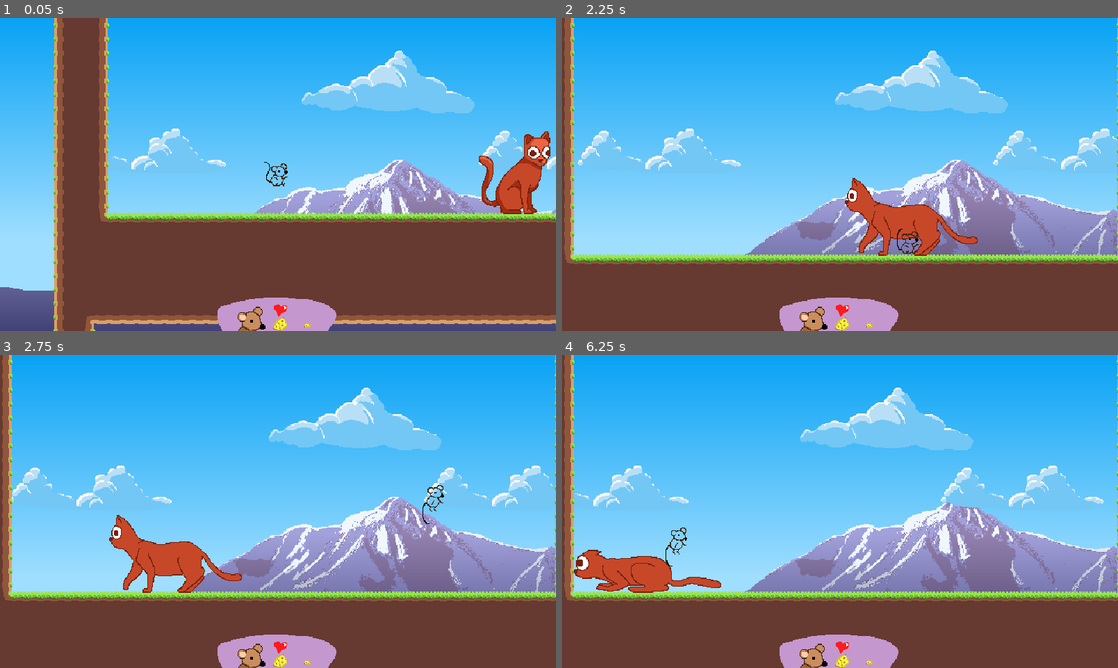
Above: before the commit, frames 1-4 (two rows, left to right).
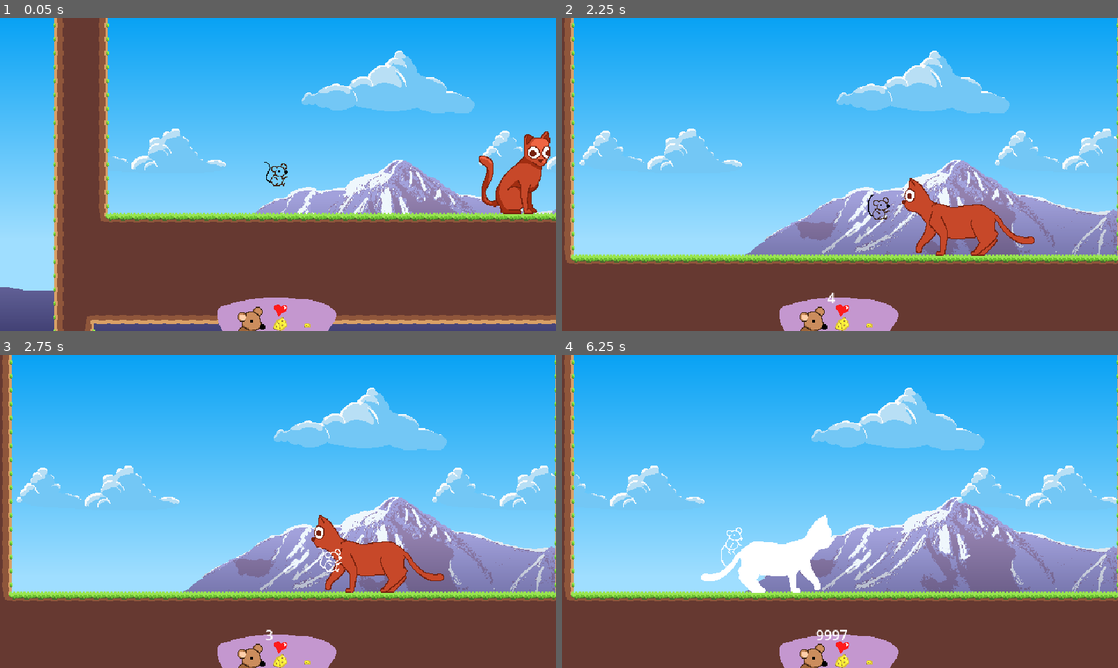
Above: after the commit, the same moments.

Repository: GalletasConMayo/LilRatGame
Game: Godot game, scene res://Scenes/game.tscn
The game is run twice, just before and just after one commit, with the same random seed, the same clock (stepped at 60 frames per second) and the same inputs.
Inputs (mouse positions are in pixels of both pictures, inside the frame that each line leads up to):
- Up to frame 1 (0.05 s): no input
- Up to frame 2 (2.25 s): tap Enter (ui_accept) at 0.5 s; move the mouse to (962, 158) at 0.52 s; hold D (right) 0.53-1.28 s; tap C (attack) at 0.6 s; click (962, 158) at 0.67 s; tap X (jump) at 0.77, 1.07, 1.52, 1.55, 1.82 s; tap Z (dash) at 0.8, 1.35 s; move the mouse to (728, 190) at 1.27 s; hold S (down) 1.28-2.03 s; move the mouse to (895, 105) at 2.02 s; hold D (right) from 2.03 s (still down); hold X (jump) from 2.03 s (still down)
- Up to frame 3 (2.75 s): keep holding D (right); keep holding X (jump); tap C (attack) at 2.3 s
- Up to frame 4 (6.25 s): move the mouse to (812, 574) at 2.77 s; release D (right) at 2.78 s; release X (jump) at 2.78 s; hold W (up) 2.78-3.53 s; tap C (attack) at 2.85, 4.55, 5.85 s; click (812, 574) at 2.92 s; tap X (jump) at 3.02, 3.32, 4.52, 4.82, 6.02, 6.05 s; tap Z (dash) at 3.05, 3.6, 5.3 s; move the mouse to (1006, 558) at 3.52 s; hold X (jump) 3.53-4.28 s; hold A (left) 3.53-5.03 s; tap Q (reset) at 4.15 s; move the mouse to (673, 464) at 4.27 s; tap F at 4.35 s; move the mouse to (867, 511) at 5.02 s; hold S (down) 5.03-5.78 s; tap Space at 5.1 s; click (867, 511) at 5.17 s; move the mouse to (756, 433) at 5.77 s; hold D (right) from 5.78 s (still down)

Frame 1 is identical in both runs. In frame 2, 4.6% of the frame differs, in the area x 2-100%, y 10-92%; in frame 3, 7.0%; in frame 4, 7.6%.
Error before the commit: Invalid assignment of property or key 'hitpoints' with value of type 'int' on a base object of type 'Node (global_variables.gd)'. (res://Scripts/player.gd:131)

Commit message:
added first version of damage of player and enemies

Diff:
--- a/Scenes/HUD.tscn
+++ b/Scenes/HUD.tscn
@@ -23,25 +23,33 @@
 
 [node name="HBoxContainer" type="HBoxContainer" parent="."]
 layout_mode = 1
-anchors_preset = 3
-anchor_left = 1.0
+anchors_preset = 7
+anchor_left = 0.5
 anchor_top = 1.0
-anchor_right = 1.0
+anchor_right = 0.5
 anchor_bottom = 1.0
-offset_left = -310.0
-offset_top = -36.0
-offset_right = -291.0
-offset_bottom = -13.0
-grow_horizontal = 0
+offset_left = -10.5
+offset_top = -50.0
+offset_right = 10.5
+grow_horizontal = 2
 grow_vertical = 0
 theme_override_constants/separation = 270
 
 [node name="GridContainer" type="GridContainer" parent="HBoxContainer"]
 layout_mode = 2
-size_flags_horizontal = 4
+size_flags_horizontal = 8
 size_flags_vertical = 8
 theme_override_constants/h_separation = 19
 columns = 2
 
 [node name="hitpoins" type="Label" parent="HBoxContainer/GridContainer"]
 layout_mode = 2
+
+[node name="xx" type="Label" parent="HBoxContainer/GridContainer"]
+layout_mode = 2
+
+[node name="cheeses" type="Label" parent="HBoxContainer/GridContainer"]
+layout_mode = 2
+
+[node name="cheese_piece" type="Label" parent="HBoxContainer/GridContainer"]
+layout_mode = 2
--- a/Scenes/cat_boss_depy.tscn
+++ b/Scenes/cat_boss_depy.tscn
@@ -5,8 +5,8 @@
 [ext_resource type="Shader" uid="uid://dttnikoh5xe3t" path="res://Shaders/player.gdshader" id="2_qitym"]
 [ext_resource type="Texture2D" uid="uid://c4qwpsniahfic" path="res://Images/Bosses/Derpy.png" id="2_qrnqv"]
 [ext_resource type="AnimationNodeStateMachine" uid="uid://cjawk5s8040ho" path="res://Images/Bosses/cat_boss_depy.tres" id="3_ub8k0"]
-[ext_resource type="Script" uid="uid://rbux131hykwx" path="res://Scenes/enemy_hurtbox.gd" id="4_2ikp7"]
-[ext_resource type="Script" uid="uid://bclmpr4gg5eah" path="res://Scripts/hitbox_boss.gd" id="5_fohcs"]
+[ext_resource type="Script" uid="uid://rbux131hykwx" path="res://Scripts/enemy_hurtbox.gd" id="5_fnp5w"]
+[ext_resource type="Script" uid="uid://bclmpr4gg5eah" path="res://Scripts/enemy_hitbox.gd" id="6_fohcs"]
 
 [sub_resource type="ShaderMaterial" id="ShaderMaterial_ejdae"]
 resource_local_to_scene = true
@@ -19,7 +19,7 @@
 tracks/0/type = "value"
 tracks/0/imported = false
 tracks/0/enabled = true
-tracks/0/path = NodePath("animations/Sprite2D:frame_coords")
+tracks/0/path = NodePath("animations/Sprites:frame_coords")
 tracks/0/interp = 1
 tracks/0/loop_wrap = true
 tracks/0/keys = {
@@ -47,7 +47,7 @@
 tracks/0/type = "value"
 tracks/0/imported = false
 tracks/0/enabled = true
-tracks/0/path = NodePath("animations/Sprite2D:frame_coords")
+tracks/0/path = NodePath("animations/Sprites:frame_coords")
 tracks/0/interp = 1
 tracks/0/loop_wrap = true
 tracks/0/keys = {
@@ -80,7 +80,7 @@
 tracks/0/type = "value"
 tracks/0/imported = false
 tracks/0/enabled = true
-tracks/0/path = NodePath("animations/Sprite2D:frame_coords")
+tracks/0/path = NodePath("animations/Sprites:frame_coords")
 tracks/0/interp = 1
 tracks/0/loop_wrap = true
 tracks/0/keys = {
@@ -96,7 +96,7 @@
 tracks/0/type = "value"
 tracks/0/imported = false
 tracks/0/enabled = true
-tracks/0/path = NodePath("animations/Sprite2D:frame_coords")
+tracks/0/path = NodePath("animations/Sprites:frame_coords")
 tracks/0/interp = 1
 tracks/0/loop_wrap = true
 tracks/0/keys = {
@@ -138,7 +138,7 @@
 tracks/0/type = "value"
 tracks/0/imported = false
 tracks/0/enabled = true
-tracks/0/path = NodePath("animations/Sprite2D:frame_coords")
+tracks/0/path = NodePath("animations/Sprites:frame_coords")
 tracks/0/interp = 1
 tracks/0/loop_wrap = true
 tracks/0/keys = {
@@ -171,7 +171,7 @@
 tracks/0/type = "value"
 tracks/0/imported = false
 tracks/0/enabled = true
-tracks/0/path = NodePath("animations/Sprite2D:frame_coords")
+tracks/0/path = NodePath("animations/Sprites:frame_coords")
 tracks/0/interp = 1
 tracks/0/loop_wrap = true
 tracks/0/keys = {
@@ -204,7 +204,7 @@
 tracks/0/type = "value"
 tracks/0/imported = false
 tracks/0/enabled = true
-tracks/0/path = NodePath("animations/Sprite2D:frame_coords")
+tracks/0/path = NodePath("animations/Sprites:frame_coords")
 tracks/0/interp = 1
 tracks/0/loop_wrap = true
 tracks/0/keys = {
@@ -234,7 +234,7 @@
 tracks/0/type = "value"
 tracks/0/imported = false
 tracks/0/enabled = true
-tracks/0/path = NodePath("animations/Sprite2D:frame_coords")
+tracks/0/path = NodePath("animations/Sprites:frame_coords")
 tracks/0/interp = 1
 tracks/0/loop_wrap = true
 tracks/0/keys = {
@@ -287,7 +287,7 @@
 tracks/1/type = "value"
 tracks/1/imported = false
 tracks/1/enabled = true
-tracks/1/path = NodePath("animations/Sprite2D:frame_coords")
+tracks/1/path = NodePath("animations/Sprites:frame_coords")
 tracks/1/interp = 1
 tracks/1/loop_wrap = true
 tracks/1/keys = {
@@ -302,7 +302,7 @@
 tracks/0/type = "value"
 tracks/0/imported = false
 tracks/0/enabled = true
-tracks/0/path = NodePath("animations/Sprite2D:frame_coords")
+tracks/0/path = NodePath("animations/Sprites:frame_coords")
 tracks/0/interp = 1
 tracks/0/loop_wrap = true
 tracks/0/keys = {
@@ -335,7 +335,7 @@
 tracks/0/type = "value"
 tracks/0/imported = false
 tracks/0/enabled = true
-tracks/0/path = NodePath("animations/Sprite2D:frame_coords")
+tracks/0/path = NodePath("animations/Sprites:frame_coords")
 tracks/0/interp = 1
 tracks/0/loop_wrap = true
 tracks/0/keys = {
@@ -364,7 +364,7 @@
 tracks/0/type = "value"
 tracks/0/imported = false
 tracks/0/enabled = true
-tracks/0/path = NodePath("animations/Sprite2D:frame_coords")
+tracks/0/path = NodePath("animations/Sprites:frame_coords")
 tracks/0/interp = 1
 tracks/0/loop_wrap = true
 tracks/0/keys = {
@@ -404,6 +404,7 @@
 [sub_resource type="AnimationNodeTimeScale" id="AnimationNodeTimeScale_yoyb1"]
 
 [sub_resource type="AnimationNodeBlendTree" id="AnimationNodeBlendTree_rxc26"]
+graph_offset = Vector2(-56.4876, 45.5206)
 nodes/TimeScale/node = SubResource("AnimationNodeTimeScale_yoyb1")
 nodes/TimeScale/position = Vector2(416.274, 30.5557)
 nodes/esteimaxin/node = ExtResource("3_ub8k0")
@@ -411,6 +412,12 @@
 nodes/output/position = Vector2(580, 40)
 node_connections = [&"TimeScale", 0, &"esteimaxin", &"output", 0, &"TimeScale"]
 
+[sub_resource type="RectangleShape2D" id="RectangleShape2D_3kvde"]
+size = Vector2(120, 90)
+
+[sub_resource type="RectangleShape2D" id="RectangleShape2D_yqibg"]
+size = Vector2(166, 45)
+
 [sub_resource type="RectangleShape2D" id="RectangleShape2D_qfruh"]
 size = Vector2(107, 79)
 
@@ -423,23 +430,17 @@
 [sub_resource type="RectangleShape2D" id="RectangleShape2D_c7kuu"]
 size = Vector2(108, 46)
 
-[sub_resource type="RectangleShape2D" id="RectangleShape2D_3kvde"]
-size = Vector2(120, 90)
-
-[sub_resource type="RectangleShape2D" id="RectangleShape2D_yqibg"]
-size = Vector2(166, 45)
-
 [sub_resource type="RectangleShape2D" id="RectangleShape2D_gfqsr"]
 size = Vector2(154.75, 94.4688)
 
-[node name="Depy" type="CharacterBody2D" groups=["enemy_hitbox"]]
+[node name="Depy" type="CharacterBody2D" groups=["enemy"]]
 collision_layer = 0
 script = ExtResource("1_82fvs")
 
 [node name="animations" type="Node2D" parent="."]
 z_index = 1
 
-[node name="Sprite2D" type="Sprite2D" parent="animations"]
+[node name="Sprites" type="Sprite2D" parent="animations"]
 material = SubResource("ShaderMaterial_ejdae")
 texture = ExtResource("2_qrnqv")
 hframes = 7
@@ -462,66 +463,66 @@
 parameters/esteimaxin/conditions/start = false
 parameters/esteimaxin/rip/blend_position = 0
 
-[node name="hitbox" type="Node2D" parent="." groups=["enemy_hitbox"]]
-script = ExtResource("5_fohcs")
+[node name="hitbox" type="Node2D" parent="."]
+position = Vector2(14, 35)
+script = ExtResource("6_fohcs")
 
 [node name="moving" type="Area2D" parent="hitbox"]
+visible = false
+collision_layer = 2048
+collision_mask = 768
+
+[node name="Moving" type="CollisionShape2D" parent="hitbox/moving"]
+position = Vector2(6, -21)
+shape = SubResource("RectangleShape2D_3kvde")
+
+[node name="meeleatt" type="Area2D" parent="hitbox"]
+visible = false
+collision_layer = 2048
+collision_mask = 768
+
+[node name="collision" type="CollisionShape2D" parent="hitbox/meeleatt"]
+position = Vector2(31, -3)
+shape = SubResource("RectangleShape2D_yqibg")
+
+[node name="hurtbox" type="Node2D" parent="."]
+script = ExtResource("5_fnp5w")
+
+[node name="moving" type="Area2D" parent="hurtbox" groups=["enemy"]]
 visible = false
 collision_layer = 1024
 collision_mask = 768
 
-[node name="Moving" type="CollisionShape2D" parent="hitbox/moving"]
+[node name="Moving" type="CollisionShape2D" parent="hurtbox/moving"]
 position = Vector2(19, 16)
 shape = SubResource("RectangleShape2D_qfruh")
 
-[node name="dash" type="Area2D" parent="hitbox"]
+[node name="dash" type="Area2D" parent="hurtbox" groups=["enemy"]]
 visible = false
 collision_layer = 1024
 collision_mask = 768
 
-[node name="Dash" type="CollisionShape2D" parent="hitbox/dash"]
+[node name="Dash" type="CollisionShape2D" parent="hurtbox/dash"]
 position = Vector2(17, 18)
 shape = SubResource("RectangleShape2D_ieqsp")
 
-[node name="jump" type="Area2D" parent="hitbox"]
+[node name="jump" type="Area2D" parent="hurtbox" groups=["enemy"]]
 visible = false
 collision_layer = 1024
 collision_mask = 768
 
-[node name="Jump" type="CollisionShape2D" parent="hitbox/jump"]
+[node name="Jump" type="CollisionShape2D" parent="hurtbox/jump"]
 position = Vector2(23, 14)
 shape = SubResource("RectangleShape2D_e5xyk")
 
-[node name="land" type="Area2D" parent="hitbox"]
+[node name="land" type="Area2D" parent="hurtbox" groups=["enemy"]]
 visible = false
 collision_layer = 1024
 collision_mask = 768
 
-[node name="Land" type="CollisionShape2D" parent="hitbox/land"]
+[node name="Land" type="CollisionShape2D" parent="hurtbox/land"]
 position = Vector2(20, 33)
 shape = SubResource("RectangleShape2D_c7kuu")
-
-[node name="hurtbox" type="Node2D" parent="."]
-position = Vector2(14, 35)
-script = ExtResource("4_2ikp7")
-
-[node name="moving" type="Area2D" parent="hurtbox"]
-visible = false
-collision_layer = 2048
-collision_mask = 768
-
-[node name="Moving" type="CollisionShape2D" parent="hurtbox/moving"]
-position = Vector2(6, -21)
-shape = SubResource("RectangleShape2D_3kvde")
-
-[node name="meeleatt" type="Area2D" parent="hurtbox"]
-visible = false
-collision_layer = 2048
-collision_mask = 768
-
-[node name="collision" type="CollisionShape2D" parent="hurtbox/meeleatt"]
-position = Vector2(31, -3)
-shape = SubResource("RectangleShape2D_yqibg")
 
 [node name="timers" type="Node2D" parent="."]
 script = ExtResource("2_483ck")
@@ -557,9 +558,7 @@
 shape = SubResource("RectangleShape2D_gfqsr")
 
 [connection signal="area_entered" from="hitbox/moving" to="hitbox" method="_on_area_entered"]
-[connection signal="area_entered" from="hitbox/dash" to="hitbox" method="_on_area_entered"]
-[connection signal="area_entered" from="hitbox/jump" to="hitbox" method="_on_jump_entered"]
-[connection signal="area_entered" from="hitbox/land" to="hitbox" method="_on_area_entered"]
+[connection signal="area_entered" from="hitbox/meeleatt" to="hitbox" method="_on_area_entered"]
 [connection signal="timeout" from="timers/MeleeAttTimer" to="." method="_on_attack_timeout"]
 [connection signal="timeout" from="timers/RangeAttTimer" to="." method="_on_attack_timeout"]
 [connection signal="timeout" from="timers/RangeAttTimer/Teleport" to="." method="_on_teleport_timeout"]
--- a/Scenes/player.tscn
+++ b/Scenes/player.tscn
@@ -36,6 +36,42 @@
 "update": 1,
 "values": [Vector2i(1, 0)]
 }
+tracks/2/type = "value"
+tracks/2/imported = false
+tracks/2/enabled = true
+tracks/2/path = NodePath("../hitbox/wipdown:visible")
+tracks/2/interp = 1
+tracks/2/loop_wrap = true
+tracks/2/keys = {
+"times": PackedFloat32Array(0),
+"transitions": PackedFloat32Array(1),
+"update": 1,
+"values": [false]
+}
+tracks/3/type = "value"
+tracks/3/imported = false
+tracks/3/enabled = true
+tracks/3/path = NodePath("../hitbox/wipup:monitoring")
+tracks/3/interp = 1
+tracks/3/loop_wrap = true
+tracks/3/keys = {
+"times": PackedFloat32Array(0),
+"transitions": PackedFloat32Array(1),
+"update": 1,
+"values": [false]
+}
+tracks/4/type = "value"
+tracks/4/imported = false
+tracks/4/enabled = true
+tracks/4/path = NodePath("../hitbox/wipup:visible")
+tracks/4/interp = 1
+tracks/4/loop_wrap = true
+tracks/4/keys = {
+"times": PackedFloat32Array(0),
+"transitions": PackedFloat32Array(1),
+"update": 1,
+"values": [false]
+}
 
 [sub_resource type="Animation" id="Animation_igrcy"]
 resource_name = "block"
@@ -438,7 +474,7 @@
 tracks/2/interp = 1
 tracks/2/loop_wrap = true
 tracks/2/keys = {
-"times": PackedFloat32Array(0.125, 0.208333),
+"times": PackedFloat32Array(0.125, 0.166667),
 "transitions": PackedFloat32Array(1, 1),
 "update": 1,
 "values": [true, false]
@@ -450,7 +486,7 @@
 tracks/3/interp = 1
 tracks/3/loop_wrap = true
 tracks/3/keys = {
-"times": PackedFloat32Array(0.125, 0.208333),
+"times": PackedFloat32Array(0.125, 0.166667),
 "transitions": PackedFloat32Array(1, 1),
 "update": 1,
 "values": [true, false]
@@ -491,7 +527,7 @@
 tracks/2/interp = 1
 tracks/2/loop_wrap = true
 tracks/2/keys = {
-"times": PackedFloat32Array(0.125, 0.175),
+"times": PackedFloat32Array(0.125, 0.166667),
 "transitions": PackedFloat32Array(1, 1),
 "update": 1,
 "values": [true, false]
@@ -503,7 +539,7 @@
 tracks/3/interp = 1
 tracks/3/loop_wrap = true
 tracks/3/keys = {
-"times": PackedFloat32Array(0.125, 0.175),
+"times": PackedFloat32Array(0.125, 0.166667),
 "transitions": PackedFloat32Array(1, 1),
 "update": 1,
 "values": [true, false]
@@ -523,6 +559,30 @@
 "update": 1,
 "values": [Vector2i(0, 13), Vector2i(1, 13), Vector2i(2, 13), Vector2i(3, 13)]
 }
+tracks/1/type = "value"
+tracks/1/imported = false
+tracks/1/enabled = true
+tracks/1/path = NodePath("../hitbox/wipdown:monitoring")
+tracks/1/interp = 1
+tracks/1/loop_wrap = true
+tracks/1/keys = {
+"times": PackedFloat32Array(0.0333333, 0.0666667),
+"transitions": PackedFloat32Array(1, 1),
+"update": 1,
+"values": [true, false]
+}
+tracks/2/type = "value"
+tracks/2/imported = false
+tracks/2/enabled = true
+tracks/2/path = NodePath("../hitbox/wipdown:visible")
+tracks/2/interp = 1
+tracks/2/loop_wrap = true
+tracks/2/keys = {
+"times": PackedFloat32Array(0.0333333, 0.0666667),
+"transitions": PackedFloat32Array(1, 1),
+"update": 1,
+"values": [true, false]
+}
 
 [sub_resource type="Animation" id="Animation_ukyrk"]
 resource_name = "wiprun"
@@ -536,7 +596,7 @@
 "times": PackedFloat32Array(0, 0.0333333, 0.0666667, 0.1),
 "transitions": PackedFloat32Array(1, 1, 1, 1),
 "update": 1,
-"values": [Vector2i(0, 15), Vector2i(1, 15), Vector2i(2, 15), Vector2i(3, 15)]
+"values": [Vector2i(0, 14), Vector2i(1, 14), Vector2i(2, 14), Vector2i(3, 14)]
 }
 
 [sub_resource type="Animation" id="Animation_7dp3o"]
@@ -551,7 +611,7 @@
 "times": PackedFloat32Array(0, 0.0333333, 0.0666667, 0.1),
 "transitions": PackedFloat32Array(1, 1, 1, 1),
 "update": 1,
-"values": [Vector2i(0, 16), Vector2i(1, 16), Vector2i(2, 16), Vector2i(3, 16)]
+"values": [Vector2i(0, 15), Vector2i(1, 15), Vector2i(2, 15), Vector2i(3, 15)]
 }
 
 [sub_resource type="Animation" id="Animation_gymyn"]
@@ -567,6 +627,30 @@
 "transitions": PackedFloat32Array(1, 1, 1, 1),
 "update": 1,
 "values": [Vector2i(0, 12), Vector2i(1, 12), Vector2i(2, 12), Vector2i(3, 12)]
+}
+tracks/1/type = "value"
+tracks/1/imported = false
+tracks/1/enabled = true
+tracks/1/path = NodePath("../hitbox/wipup:monitoring")
+tracks/1/interp = 1
+tracks/1/loop_wrap = true
+tracks/1/keys = {
+"times": PackedFloat32Array(0.0333333, 0.0666667),
+"transitions": PackedFloat32Array(1, 1),
+"update": 1,
+"values": [true, false]
+}
+tracks/2/type = "value"
+tracks/2/imported = false
+tracks/2/enabled = true
+tracks/2/path = NodePath("../hitbox/wipup:visible")
+tracks/2/interp = 1
+tracks/2/loop_wrap = true
+tracks/2/keys = {
+"times": PackedFloat32Array(0.0333333, 0.0666667),
+"transitions": PackedFloat32Array(1, 1),
+"update": 1,
+"values": [true, false]
 }
 
 [sub_resource type="AnimationLibrary" id="AnimationLibrary_u5dm6"]
@@ -662,13 +746,15 @@
 vframes = 10
 frame = 1
 
-[node name="hitbox" type="Node2D" parent="." groups=["player"]]
+[node name="hitbox" type="Node2D" parent="."]
 script = ExtResource("7_qmgj4")
 
 [node name="wip" type="Area2D" parent="hitbox"]
 visible = false
 collision_layer = 256
 collision_mask = 3072
+monitoring = false
+monitorable = false
 
 [node name="CollisionShape2D" type="CollisionShape2D" parent="hitbox/wip"]
 position = Vector2(36.75, 4)
@@ -678,6 +764,8 @@
 visible = false
 collision_layer = 256
 collision_mask = 3072
+monitoring = false
+monitorable = false
 
 [node name="CollisionShape2D" type="CollisionShape2D" parent="hitbox/wipup"]
 position = Vector2(9, -22.125)
@@ -687,6 +775,8 @@
 visible = false
 collision_layer = 256
 collision_mask = 3072
+monitoring = false
+monitorable = false
 
 [node name="CollisionShape2D" type="CollisionShape2D" parent="hitbox/wipdown"]
 position = Vector2(4, 30.25)
@@ -695,7 +785,7 @@
 [node name="hutrbox" type="Node2D" parent="."]
 script = ExtResource("8_kpcmo")
 
-[node name="rat" type="Area2D" parent="hutrbox"]
+[node name="rat" type="Area2D" parent="hutrbox" groups=["player"]]
 collision_layer = 512
 collision_mask = 1024
 
@@ -775,7 +865,6 @@
 [connection signal="area_entered" from="hitbox/wip" to="hitbox" method="_on_area_entered"]
 [connection signal="area_entered" from="hitbox/wipup" to="hitbox" method="_on_area_entered"]
 [connection signal="area_entered" from="hitbox/wipdown" to="hitbox" method="_on_area_entered"]
-[connection signal="area_entered" from="hutrbox/rat" to="hutrbox" method="_on_hurtbox_area_entered"]
 [connection signal="timeout" from="timers/Jump" to="." method="_on_jump_timer_timeout"]
 [connection signal="timeout" from="timers/DashDuration" to="." method="_on_dash_duration_timer_timeout"]
 [connection signal="timeout" from="timers/Idle" to="." method="_on_idle_timer_timeout"]
--- a/Scripts/HUD.gd
+++ b/Scripts/HUD.gd
@@ -1,23 +1,17 @@
 extends Control
+var i = 0
 
 func _ready():
 	global_variables.hp_change.connect(hp_change)
-	global_variables.cheeses = 0
-	global_variables.cheese_piece = 0
-	global_variables.max_cheeses = 4
+	global_variables.first_hp_anim.connect(first_hp_anim)
+	#global_variables.cheeses = 0
+	#global_variables.cheese_piece = 0
+	#global_variables.max_cheeses = 4
 
-func _process(delta):
-	check_hud_variables()
+func first_hp_anim(max_hp)->void:
+	while i < max_hp:
+		$HBoxContainer/GridContainer/hitpoins.text = str(i)
+		i += 1
 
-func hp_change()->void:
-	print("xd")
-
-func check_hud_variables()->void:
-	for label in $HBoxContainer/GridContainer.get_children(): #recorre las etiquetas para cambiar los numeros
-		match label.name:
-			"hitpoins":
-				pass
-			"cheeses":
-				label.text = str(global_variables.cheeses)
-			"cheese_piece":
-				label.text = str(global_variables.cheese_piece)
+func hp_change(new_hp)->void:
+	$HBoxContainer/GridContainer/hitpoins.text = str(new_hp)
--- a/Scripts/boss_depy.gd
+++ b/Scripts/boss_depy.gd
@@ -31,7 +31,7 @@
 const JUMP_VELOCITY	:float =(-1) *  2 * JUMP_HEIGHT / JUMP_TTRISE
 const RISE_GRAVITY	:float =(-1) * -2 * JUMP_HEIGHT / (JUMP_TTRISE * JUMP_TTRISE)
 const FALL_GRAVITY 	:float =(-1) * -2 * JUMP_HEIGHT / (JUMP_TTFALL * JUMP_TTFALL)
-
+const DAMAGE: int = 1
 
 func _ready():
 	HP = 20
@@ -39,10 +39,6 @@
 	await get_tree().create_timer(2).timeout
 	global_variables.reset.connect(reset)
 	animation_tree.set(start, true)
-	var areas = $hitbox.get_children()
-	for area in areas:
-		area.monitoring = false
-		print(area.name, " monitoring = ", area.monitoring)
 
 
 func _physics_process(delta: float):
@@ -50,6 +46,7 @@
 	move_and_slide()
 	$hurtbox.hp_check()
 	#print(animation_tree.get("parameters/esteimaxin/playback").get_current_node())
+
 
 func reset()->void:
 	state_machine.travel("idle")
--- a/Scripts/hitbox_boss.gd
+++ b/Scripts/enemy_hitbox.gd
@@ -10,17 +10,7 @@
 	pass
 
 func _on_area_entered(area: Area2D):
-	print("entre")
 	# Verifica si el área que entró es una Hurtbox de enemigo
 	if area.is_in_group("player"):
-		print("grupo player998890989098909890")
 		var enemy = area.get_parent()  # Obtiene el nodo padre (el enemigo)
 		enemy.take_damage(player.DAMAGE)      # Llama a su función de recibir daño
-
-
-func _on_jump_area_entered(area: Area2D) -> void:
-	pass # Replace with function body.
-
-
-func _on_jump_entered(area: Area2D) -> void:
-	pass # Replace with function body.
--- a/Scenes/enemy_hurtbox.gd
+++ b/Scripts/enemy_hurtbox.gd
@@ -32,9 +32,6 @@
 func take_damage(damage: int):
 	player.HP -= damage
 	emit_signal("hp_changed", player.HP)
-	player.player_move_to(player.direction, 0)
-	hit_stop_time(0.3)
-	$"../timers/IFrames".start()
 	flash_white()
 
 
--- a/Scripts/global_variables.gd
+++ b/Scripts/global_variables.gd
@@ -12,9 +12,9 @@
 var active_camera: Array[String] = []
 var exited_camera: String
 
-var cheeses: int
-var cheese_piece: int
-var max_cheeses: int
+#var cheeses: int
+#var cheese_piece: int
+#var max_cheeses: int
 
 signal camera_search()
 signal trash_can()
@@ -22,7 +22,8 @@
 signal debug()
 signal change_scene()
 signal state_signal(String)
-signal hp_change()
+signal hp_change(int)
+signal first_hp_anim(int)
 
 func _ready():
 	debug.connect(debug_variables)
--- a/Scripts/player.gd
+++ b/Scripts/player.gd
@@ -62,6 +62,8 @@
 	HP = 5
 	current_state = "idle"
 	dash_reset = true
+	await get_tree().create_timer(0.1).timeout
+	global_variables.first_hp_anim.emit(HP)
 
 
 func _physics_process(delta: float):
@@ -128,7 +130,7 @@
 func reset()->void:
 	can_control = true
 	$animations.visible = true
-	global_variables.hitpoints = 10000
+	HP = 10000
 
 
 func player_SM()->void:
@@ -296,7 +298,7 @@
 			can_wip = false
 			wip_up = true
 
-		if Input.is_action_just_pressed("attack") and Input.is_action_pressed("down"):
+		if Input.is_action_just_pressed("attack") and Input.is_action_pressed("down") and !is_on_floor():
 			$timers/attacks/CD.start()
 			can_wip = false
 			wip_down = true
--- a/Scripts/player_hitbox.gd
+++ b/Scripts/player_hitbox.gd
@@ -1,5 +1,6 @@
 extends Node2D
 @export var player: CharacterBody2D
+var i = 0
 
 # Called when the node enters the scene tree for the first time.
 func _ready():
@@ -11,6 +12,6 @@
 
 func _on_area_entered(area: Area2D):
 	# Verifica si el área que entró es una Hurtbox de enemigo
-	if area.is_in_group("enemy_hitbox"):
+	if area.is_in_group("enemy"):
 		var enemy = area.get_parent()  # Obtiene el nodo padre (el enemigo)
 		enemy.take_damage(player.DAMAGE)      # Llama a su función de recibir daño
--- a/Scripts/player_hurtbox.gd
+++ b/Scripts/player_hurtbox.gd
@@ -1,7 +1,5 @@
 extends Node2D
 @export var player: CharacterBody2D
-
-signal hp_changed(HUD_HP: int)
 
 func _ready():
 	player = get_parent()
@@ -31,7 +29,7 @@
 
 func take_damage(damage: int):
 	player.HP -= damage
-	emit_signal("hp_changed", player.HP)
+	global_variables.hp_change.emit(player.HP)
 	player.player_move_to(player.direction, 0)
 	hit_stop_time(0.3)
 	$"../timers/IFrames".start()
Renamed: Scripts/hitbox_boss.gd.uid -> Scripts/enemy_hitbox.gd.uid
Renamed: Scenes/enemy_hurtbox.gd.uid -> Scripts/enemy_hurtbox.gd.uid
